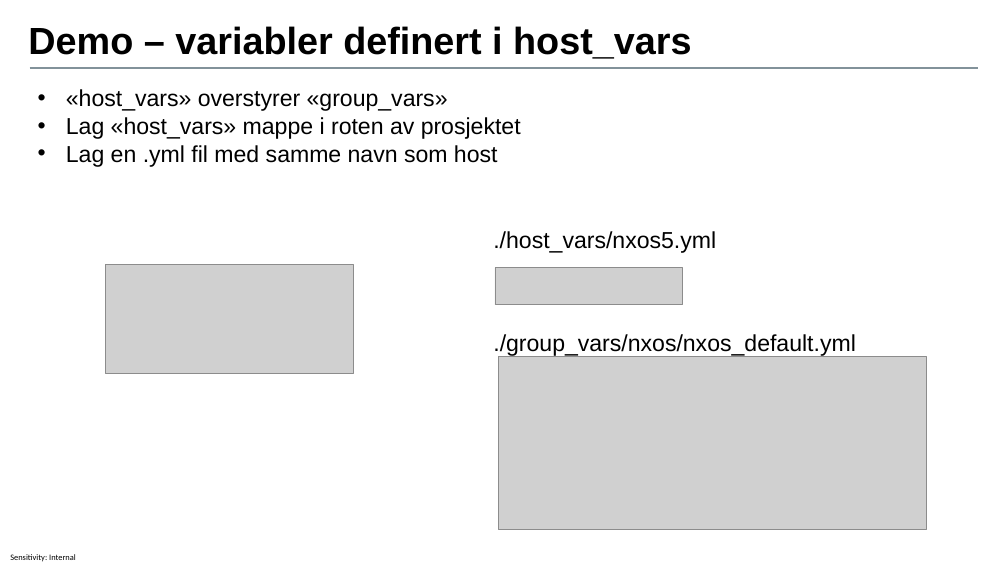
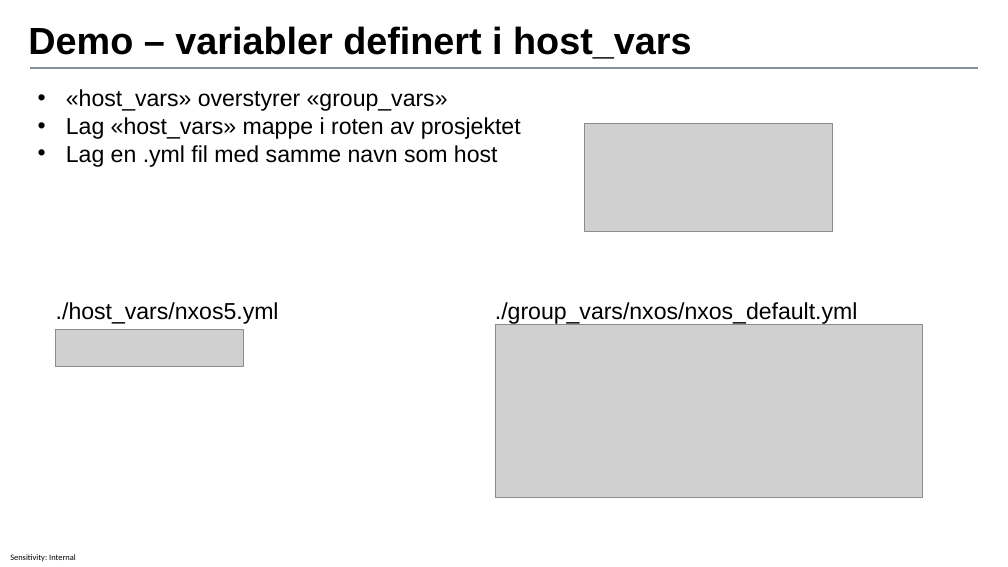
Before and after one commit to ToreAndreAsheim/tech-thursday, a slide deck: slide 22 of 2020-09-17_Ansible_for_nettverksautomasjon/Ansible for nettverksautomasjon.pptx. Drawn at 1008x567 pixels with LibreOffice and Linux fonts; fonts in the diff are those of the drawing; grey boxes stand for pictures; background and template pictures are left out. Boxes give left, top, right and bottom in pixels: in the first picture for what was removed or moved away, otherwise in the second. Text is boxed around its words. In the diff, an @@ line names an element or a change of style, - is before the commit and + after.

```diff
--- a/2020-09-17_Ansible_for_nettverksautomasjon/Ansible for nettverksautomasjon.pptx
+++ b/2020-09-17_Ansible_for_nettverksautomasjon/Ansible for nettverksautomasjon.pptx
@@ picture: place and size @@
-picture at (105,265,353,374)
+picture at (585,123,833,232)
@@ text "./host_vars/nxos5.yml": place and size @@
-text "./host_vars/nxos5.yml" at (493,231,716,253)
+text "./host_vars/nxos5.yml" at (56,302,279,324)
@@ text "./group_vars/nxos/nxos_default.yml": place and size @@
-text "./group_vars/nxos/nxos_default.yml" at (493,334,856,357)
+text "./group_vars/nxos/nxos_default.yml" at (495,302,858,325)
@@ picture: place and size @@
-picture at (495,268,683,305)
+picture at (56,329,243,366)
@@ picture: place and size @@
-picture at (498,357,926,530)
+picture at (495,324,923,498)
```
Also in this commit, not shown: 4 other slides changed, 3 slides added, 8 other files.
